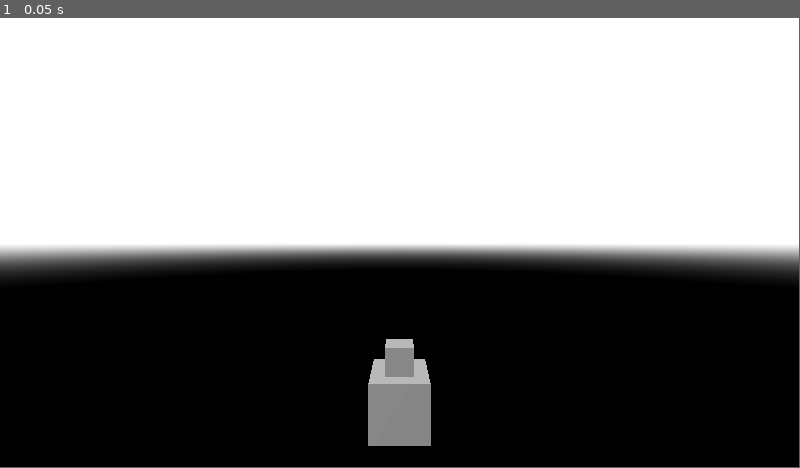
Above: before the commit, frame 1.
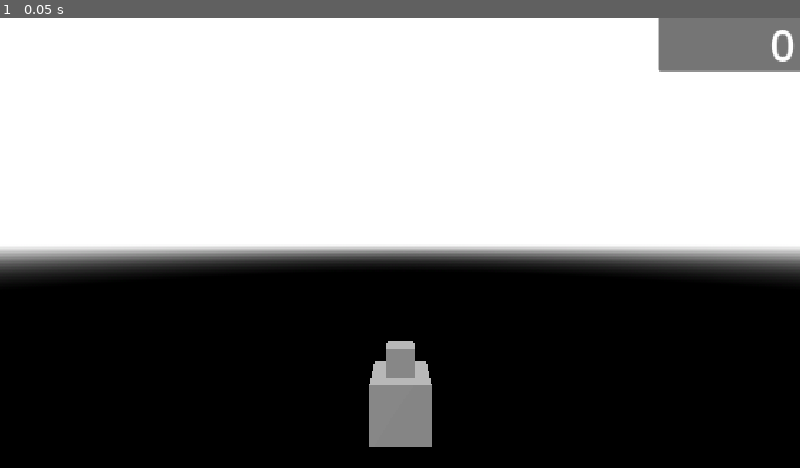
Above: after the commit, the same moment.

Repository: Alkamyst/CSC391-Project-2
Game: Godot game, scene res://game.tscn
Two runs of this game, one before a commit and one after it. Both use one fixed random seed, a clock stepped at 60 frames per second and the inputs below. The project has no main scene, so this scene is started directly.
Inputs:
- Up to frame 1 (0.05 s): no input
In our replay, the window is 799x449 before the commit and 800x450 after it. These sizes can differ from the game's own. Grey fills any space a smaller window leaves; there, only what the larger window draws over its background counts as a difference.

The runs differ from the first frame. In frame 1, 2.3% of the frame differs, in the area x 31-100%, y 0-96%.

Commit message:
Score System

Diff:
--- /dev/null
+++ b/Misc/Globals/Globals.gd
@@ -0,0 +1,3 @@
+extends Node
+
+var cur_score: int = 0
--- a/bottle.gd
+++ b/bottle.gd
@@ -1,10 +1,23 @@
 extends RigidBody3D
 
 var started: bool = false
+var timer: int = 0
+
+func _process(delta: float) -> void:
+	pass
+	#if linear_velocity.y < 0 and started:
+	#	timer += 1
+	#else:
+	#	timer = 0
+
+	#if timer == 75:
+	#	Globals.cur_score += 1
+
 
 func clicked():
-	set_linear_velocity(Vector3(0, 5, 0))
+	set_linear_velocity(Vector3(0, randf_range(4.0, 6.0), 0))
 	started = true
+	Globals.cur_score += 1
 
 
 func _on_area_3d_body_entered(body: Node3D) -> void:
--- a/game.tscn
+++ b/game.tscn
@@ -1,8 +1,9 @@
-[gd_scene load_steps=12 format=3 uid="uid://dhwteqn5i0e8m"]
+[gd_scene load_steps=14 format=3 uid="uid://dhwteqn5i0e8m"]
 
 [ext_resource type="Script" uid="uid://cmknkq6fg8f3v" path="res://camera_3d.gd" id="1_80nbo"]
 [ext_resource type="Script" uid="uid://5lyeqmugqtu5" path="res://bottle.gd" id="2_e2o6t"]
 [ext_resource type="Script" uid="uid://cy51xk8yqwqg7" path="res://collision_shape_3d.gd" id="3_feb5d"]
+[ext_resource type="Script" uid="uid://bbkhyugay4tku" path="res://label.gd" id="4_fc0e3"]
 
 [sub_resource type="ProceduralSkyMaterial" id="ProceduralSkyMaterial_mwb40"]
 sky_top_color = Color(1, 1, 1, 1)
@@ -29,6 +30,9 @@
 
 [sub_resource type="ConcavePolygonShape3D" id="ConcavePolygonShape3D_e2o6t"]
 data = PackedVector3Array(-0.5, 0.5, 0.5, 0.5, 0.5, 0.5, -0.5, -0.5, 0.5, 0.5, 0.5, 0.5, 0.5, -0.5, 0.5, -0.5, -0.5, 0. …(500 unchanged characters)…
+
+[sub_resource type="LabelSettings" id="LabelSettings_feb5d"]
+font_size = 64
 
 [node name="Game" type="Node3D"]
 
@@ -70,4 +74,40 @@
 [node name="CollisionShape3D" type="CollisionShape3D" parent="Table/StaticBody3D"]
 shape = SubResource("ConcavePolygonShape3D_e2o6t")
 
+[node name="Control" type="Control" parent="."]
+layout_mode = 3
+anchors_preset = 15
+anchor_right = 1.0
+anchor_bottom = 1.0
+grow_horizontal = 2
+grow_vertical = 2
+mouse_filter = 2
+
+[node name="Panel" type="Panel" parent="Control"]
+layout_mode = 1
+anchors_preset = 1
+anchor_left = 1.0
+anchor_right = 1.0
+offset_left = -204.0
+offset_top = -6.0
+offset_right = 8.0
+offset_bottom = 76.0
+grow_horizontal = 0
+mouse_filter = 2
+
+[node name="Label" type="Label" parent="Control/Panel"]
+layout_mode = 1
+anchors_preset = 1
+anchor_left = 1.0
+anchor_right = 1.0
+offset_left = -185.0
+offset_top = -2.0
+offset_right = -15.0
+offset_bottom = 86.0
+grow_horizontal = 0
+text = "0"
+label_settings = SubResource("LabelSettings_feb5d")
+horizontal_alignment = 2
+script = ExtResource("4_fc0e3")
+
 [connection signal="body_entered" from="Bottle/Area3D" to="Bottle" method="_on_area_3d_body_entered"]
--- /dev/null
+++ b/label.gd
@@ -0,0 +1,4 @@
+extends Label
+
+func _process(delta: float) -> void:
+	text = str(Globals.cur_score)
--- a/project.godot
+++ b/project.godot
@@ -14,6 +14,14 @@
 config/features=PackedStringArray("4.4", "Forward Plus")
 config/icon="res://icon.svg"
 
+[autoload]
+
+Globals="*res://Misc/Globals/Globals.gd"
+
+[display]
+
+window/stretch/mode="canvas_items"
+
 [global_group]
 
 Bottle=""
Not shown, added: Misc/Globals/Globals.gd.uid
Not shown, added: label.gd.uid
